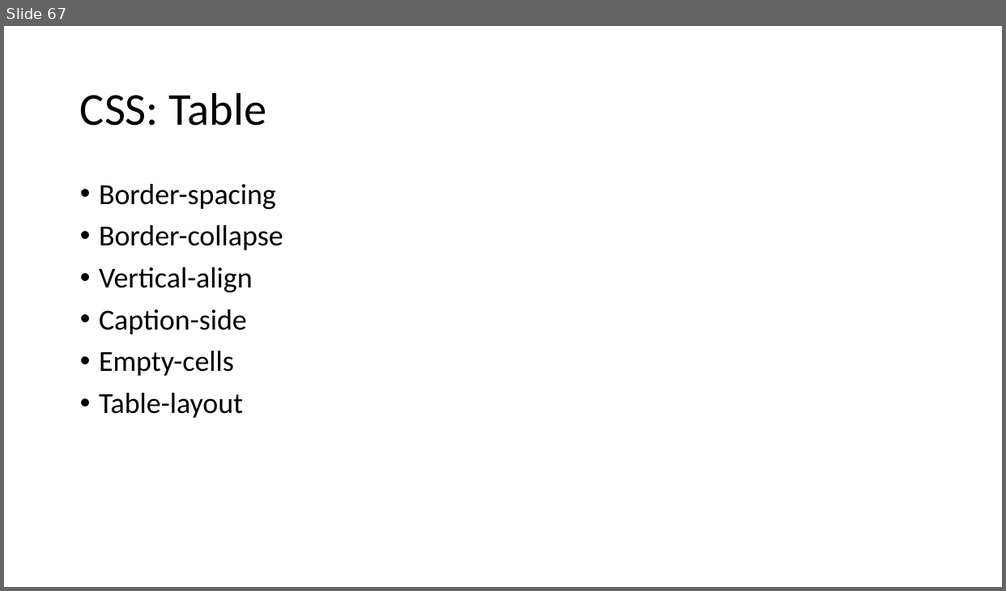
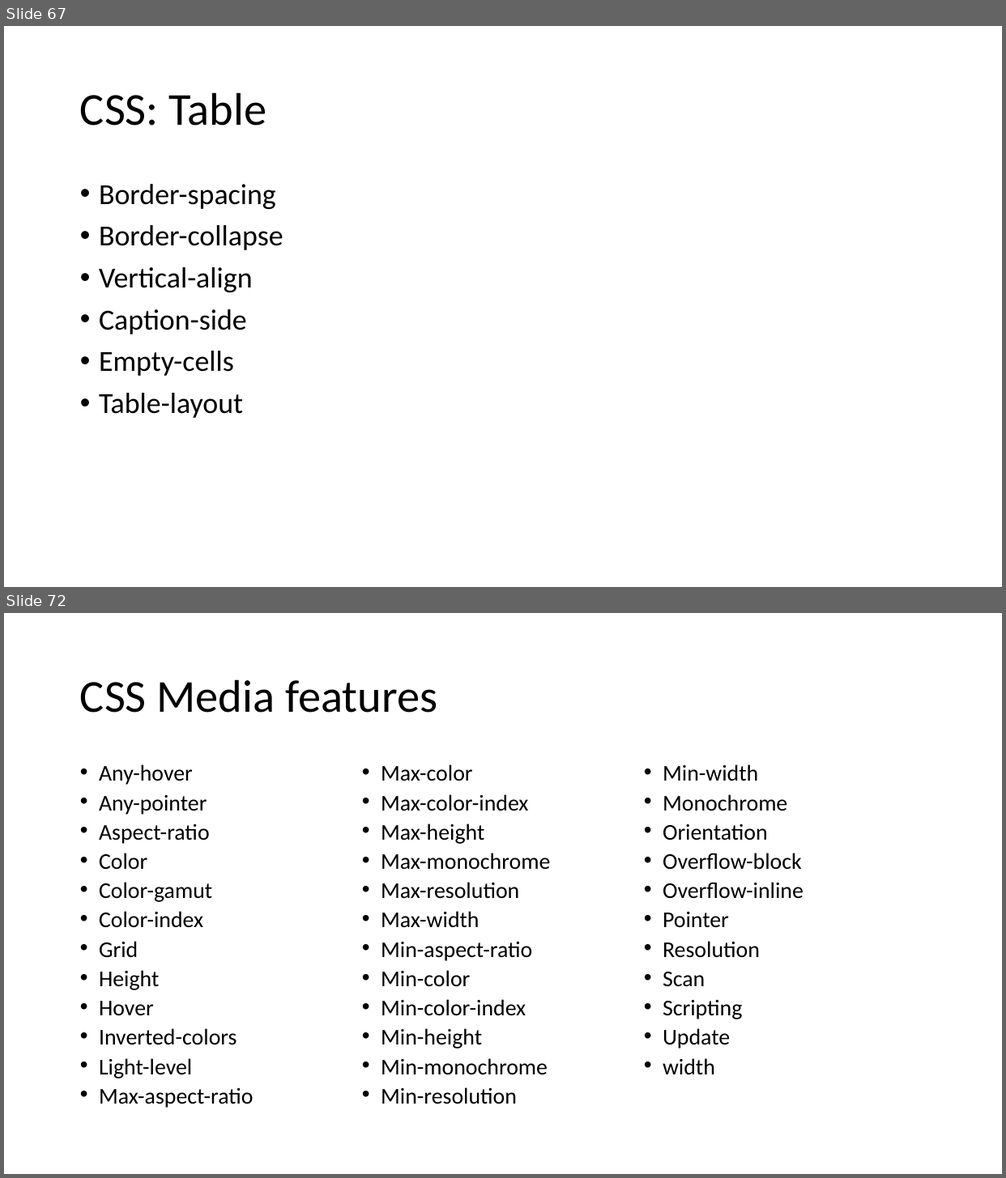
Before and after one commit to PiyushChaturvedii/Batch04, a slide deck: CSS.pptx. Shown one above the other, each under a label of ours: slide 67 before the commit, slides 67 and 72 after it; the slides between them are not shown. The pictures are 1006x591 and 1006x1178 pixels, drawn with LibreOffice and Linux fonts; fonts in the diff are those of the drawing. Boxes give left, top, right and bottom in pixels: in the first picture for what was removed or moved away, otherwise in the second. Text is boxed around its words. In the diff, an @@ line names an element or a change of style, - is before the commit and + after.

Commit message:
mediaQuary updated

```diff
--- a/CSS.pptx
+++ b/CSS.pptx
@@ slide 72 added at (x1=4, y1=613, x2=1002, y2=1174), background #FFFFFF @@
@@ title added at (x1=80, y1=679, x2=437, y2=713), 44 pt, text #000000 @@
+CSS Media features
@@ text added at (x1=99, y1=764, x2=803, y2=1108), 21.7 pt, text #000000 @@
+• Any-hover
+• Any-pointer
+• Aspect-ratio
+• Color
+• Color-gamut
+• Color-index
+• Grid
+• Height
+• Hover
+• Inverted-colors
+• Light-level
+• Max-aspect-ratio
+• Max-color
+• Max-color-index
+• Max-height
+• Max-monochrome
+• Max-resolution
+• Max-width
+• Min-aspect-ratio
+• Min-color
+• Min-color-index
+• Min-height
+• Min-monochrome
+• Min-resolution
+• Min-width
+• Monochrome
+• Orientation
+• Overflow-block
+• Overflow-inline
+• Pointer
+• Resolution
+• Scan
+• Scripting
+• Update
+• width
```
Also in this commit, not shown: 5 other slides added, 2 other files.
